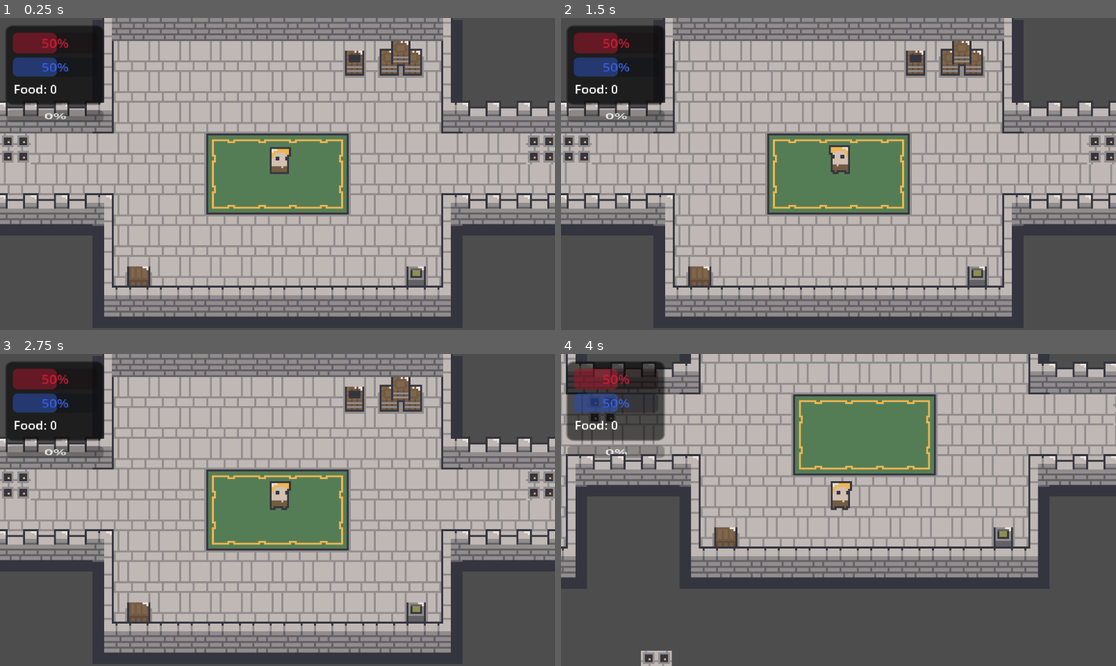
Above: before the commit, frames 1-4 (two rows, left to right).
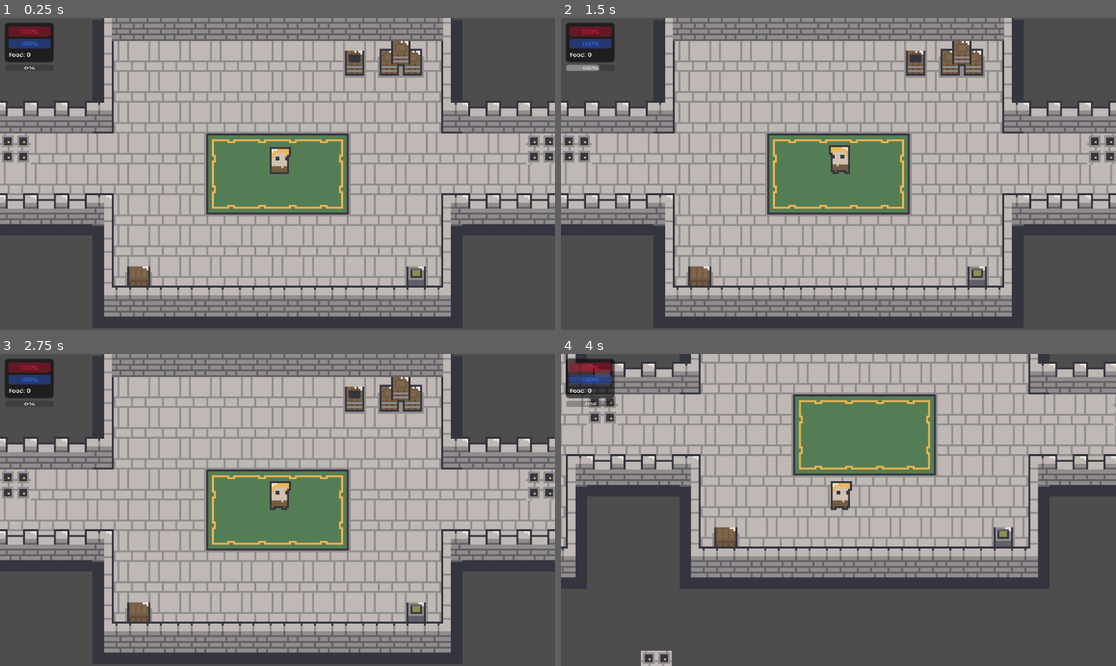
Above: after the commit, the same moments.

Repository: qmarsala/DeliciousDungeon
Game: Godot game, scene res://scenes/game.tscn
Same seed, same stepped clock (60 frames per second), same inputs: the game is played once before the commit and once after it.
Inputs (mouse positions are in pixels of both pictures, inside the frame that each line leads up to):
- Up to frame 1 (0.25 s): no input
- Up to frame 2 (1.5 s): move the mouse to (960, 158) at 0.52 s; tap Q (basic_attack) at 0.6 s; move the mouse to (727, 189) at 1.27 s; tap W (heavy_attack) at 1.35 s
- Up to frame 3 (2.75 s): move the mouse to (333, 441) at 2.02 s; tap E (interact) at 2.1 s
- Up to frame 4 (4 s): tap Enter at 2.75 s; move the mouse to (810, 572) at 2.77 s; click (810, 572) at 2.85 s; move the mouse to (1005, 556) at 3.52 s; tap Q (basic_attack) at 3.6 s

The runs differ from the first frame. In frame 1, 4.7% of the frame differs, in the area x 0-19%, y 1-33%; in frame 2, 4.7%; in frame 3, 4.7%; in frame 4, 4.8%, in the area x 0-19%, y 1-34%.

Commit message:
re wire ui

Diff:
--- a/src/assets/scripts/player.gd
+++ b/src/assets/scripts/player.gd
@@ -9,15 +9,16 @@
 @onready var death_timer: Timer = $DeathTimer
 
 #todo: use 'pickup' to get a weapon that enables these attacks
-@onready var ranged_attack: RangedAttack = $RangedAttack
-@onready var melee_attack: MeleeAttack = $MeleeAttack
 @onready var magic_attack: MagicAttack = $MagicAttack
 @onready var rest_timer: Timer = $RestTimer
 
 var rest_is_cooldown = false
 var food: int
 var nutrition: float
-
+# todo: this feels like it ruins 'composition' adding health to the player
+# but we need to be able to get at the health f a player from outside the player
+var health: float:
+	get: return %HealthComponent.health
 func is_dead(): return %HealthComponent.is_dead()
 
 var move_target: Vector2
--- a/src/assets/scripts/player_ui.gd
+++ b/src/assets/scripts/player_ui.gd
@@ -1,10 +1,23 @@
 extends Control
 class_name PlayerUI
+
+@export var player: Player
 
 @onready var health_bar: ProgressBar = $HealthBar
 @onready var hunger_bar: ProgressBar = $HungerBar
 @onready var charged_attack_bar: ProgressBar = $ChargedAttackBar
 @onready var food_count_label: Label = $FoodCountLabel
+
+func _process(delta: float) -> void:
+	update_health_bar(player.health)
+	update_hunger_bar(player.nutrition)
+	update_food_count(player.food)
+	# todo: need a better way to wire up the cast bar
+	# don't like going into the magic_attack.cast_timer
+	if not player.magic_attack.cast_timer.is_stopped():
+		update_charge_bar(100 - player.magic_attack.cast_timer.time_left * player.magic_attack.spell_data.cast_time * 1000)
+	else:
+		update_charge_bar(0)
 
 func update_health_bar(health):
 	if health_bar:
--- a/src/scenes/game.tscn
+++ b/src/scenes/game.tscn
@@ -82,14 +82,6 @@
 z_index = 5
 position = Vector2(1, -12)
 
-[node name="PlayerUI" parent="Player" instance=ExtResource("8_sx1ad")]
-offset_left = -142.0
-offset_top = -65.0
-offset_right = -142.0
-offset_bottom = -65.0
-scale = Vector2(0.405729, 0.367219)
-metadata/_edit_use_anchors_ = true
-
 [node name="Camera2D" type="Camera2D" parent="Player"]
 position = Vector2(-1, 12)
 zoom = Vector2(4, 4)
@@ -109,3 +101,16 @@
 position = Vector2(1553, -664)
 tile_map_data = PackedByteArray("AAD1//3/AAABAA4AAAD1//7/AAABAA8AAAD1////AAABAA8AAAD1/wAAAAABAA8AAAD2//3/AAACAA4AAAD2// …(17840 unchanged characters)…
 tile_set = ExtResource("7_u42pa")
+
+[node name="CanvasLayer" type="CanvasLayer" parent="."]
+scale = Vector2(2, 2)
+transform = Transform2D(2, 0, 0, 2, 0, 0)
+
+[node name="PlayerUI" parent="CanvasLayer" node_paths=PackedStringArray("player") instance=ExtResource("8_sx1ad")]
+offset_left = 5.0
+offset_top = 5.0
+offset_right = 5.0
+offset_bottom = 5.0
+scale = Vector2(0.405729, 0.367219)
+player = NodePath("../../Player")
+metadata/_edit_use_anchors_ = true
--- a/src/scenes/goblin.tscn
+++ b/src/scenes/goblin.tscn
@@ -11,143 +11,143 @@
 [ext_resource type="Script" path="res://assets/scripts/movement_component.gd" id="5_ekn10"]
 [ext_resource type="Script" path="res://assets/scripts/enemy_states/enemy_fighting_state.gd" id="5_jsl8j"]
 
+[sub_resource type="AtlasTexture" id="AtlasTexture_b577t"]
+atlas = ExtResource("2_el4qn")
+region = Rect2(0, 120, 24, 24)
+
+[sub_resource type="AtlasTexture" id="AtlasTexture_8ygpp"]
+atlas = ExtResource("2_el4qn")
+region = Rect2(24, 120, 24, 24)
+
+[sub_resource type="AtlasTexture" id="AtlasTexture_diima"]
+atlas = ExtResource("2_el4qn")
+region = Rect2(48, 120, 24, 24)
+
+[sub_resource type="AtlasTexture" id="AtlasTexture_ptxqf"]
+atlas = ExtResource("2_el4qn")
+region = Rect2(72, 120, 24, 24)
+
+[sub_resource type="AtlasTexture" id="AtlasTexture_psauy"]
+atlas = ExtResource("2_el4qn")
+region = Rect2(0, 0, 24, 24)
+
+[sub_resource type="AtlasTexture" id="AtlasTexture_3vny8"]
+atlas = ExtResource("2_el4qn")
+region = Rect2(24, 0, 24, 24)
+
+[sub_resource type="AtlasTexture" id="AtlasTexture_kdsye"]
+atlas = ExtResource("2_el4qn")
+region = Rect2(48, 0, 24, 24)
+
+[sub_resource type="AtlasTexture" id="AtlasTexture_hkmoy"]
+atlas = ExtResource("2_el4qn")
+region = Rect2(72, 0, 24, 24)
+
+[sub_resource type="AtlasTexture" id="AtlasTexture_ttq7v"]
+atlas = ExtResource("2_el4qn")
+region = Rect2(0, 96, 24, 24)
+
+[sub_resource type="AtlasTexture" id="AtlasTexture_wn7ii"]
+atlas = ExtResource("2_el4qn")
+region = Rect2(24, 96, 24, 24)
+
+[sub_resource type="AtlasTexture" id="AtlasTexture_td8mp"]
+atlas = ExtResource("2_el4qn")
+region = Rect2(48, 96, 24, 24)
+
+[sub_resource type="AtlasTexture" id="AtlasTexture_t32ee"]
+atlas = ExtResource("2_el4qn")
+region = Rect2(72, 96, 24, 24)
+
+[sub_resource type="AtlasTexture" id="AtlasTexture_2dnwc"]
+atlas = ExtResource("2_el4qn")
+region = Rect2(0, 48, 24, 24)
+
+[sub_resource type="AtlasTexture" id="AtlasTexture_vylwq"]
+atlas = ExtResource("2_el4qn")
+region = Rect2(24, 48, 24, 24)
+
+[sub_resource type="AtlasTexture" id="AtlasTexture_0j8wk"]
+atlas = ExtResource("2_el4qn")
+region = Rect2(48, 48, 24, 24)
+
+[sub_resource type="AtlasTexture" id="AtlasTexture_cvm8q"]
+atlas = ExtResource("2_el4qn")
+region = Rect2(72, 48, 24, 24)
+
+[sub_resource type="SpriteFrames" id="SpriteFrames_s8l4v"]
+animations = [{
+"frames": [{
+"duration": 1.0,
+"texture": SubResource("AtlasTexture_b577t")
+}, {
+"duration": 1.0,
+"texture": SubResource("AtlasTexture_8ygpp")
+}, {
+"duration": 1.0,
+"texture": SubResource("AtlasTexture_diima")
+}, {
+"duration": 1.0,
+"texture": SubResource("AtlasTexture_ptxqf")
+}],
+"loop": false,
+"name": &"die",
+"speed": 10.0
+}, {
+"frames": [{
+"duration": 1.0,
+"texture": SubResource("AtlasTexture_psauy")
+}, {
+"duration": 1.0,
+"texture": SubResource("AtlasTexture_3vny8")
+}, {
+"duration": 1.0,
+"texture": SubResource("AtlasTexture_kdsye")
+}, {
+"duration": 1.0,
+"texture": SubResource("AtlasTexture_hkmoy")
+}],
+"loop": true,
+"name": &"idle",
+"speed": 10.0
+}, {
+"frames": [{
+"duration": 1.0,
+"texture": SubResource("AtlasTexture_ttq7v")
+}, {
+"duration": 1.0,
+"texture": SubResource("AtlasTexture_wn7ii")
+}, {
+"duration": 1.0,
+"texture": SubResource("AtlasTexture_td8mp")
+}, {
+"duration": 1.0,
+"texture": SubResource("AtlasTexture_t32ee")
+}],
+"loop": false,
+"name": &"receive_damage",
+"speed": 10.0
+}, {
+"frames": [{
+"duration": 1.0,
+"texture": SubResource("AtlasTexture_2dnwc")
+}, {
+"duration": 1.0,
+"texture": SubResource("AtlasTexture_vylwq")
+}, {
+"duration": 1.0,
+"texture": SubResource("AtlasTexture_0j8wk")
+}, {
+"duration": 1.0,
+"texture": SubResource("AtlasTexture_cvm8q")
+}],
+"loop": true,
+"name": &"run",
+"speed": 10.0
+}]
+
 [sub_resource type="RectangleShape2D" id="RectangleShape2D_iev8x"]
 size = Vector2(8, 14)
-
-[sub_resource type="AtlasTexture" id="AtlasTexture_b577t"]
-atlas = ExtResource("2_el4qn")
-region = Rect2(0, 120, 24, 24)
-
-[sub_resource type="AtlasTexture" id="AtlasTexture_8ygpp"]
-atlas = ExtResource("2_el4qn")
-region = Rect2(24, 120, 24, 24)
-
-[sub_resource type="AtlasTexture" id="AtlasTexture_diima"]
-atlas = ExtResource("2_el4qn")
-region = Rect2(48, 120, 24, 24)
-
-[sub_resource type="AtlasTexture" id="AtlasTexture_ptxqf"]
-atlas = ExtResource("2_el4qn")
-region = Rect2(72, 120, 24, 24)
-
-[sub_resource type="AtlasTexture" id="AtlasTexture_psauy"]
-atlas = ExtResource("2_el4qn")
-region = Rect2(0, 0, 24, 24)
-
-[sub_resource type="AtlasTexture" id="AtlasTexture_3vny8"]
-atlas = ExtResource("2_el4qn")
-region = Rect2(24, 0, 24, 24)
-
-[sub_resource type="AtlasTexture" id="AtlasTexture_kdsye"]
-atlas = ExtResource("2_el4qn")
-region = Rect2(48, 0, 24, 24)
-
-[sub_resource type="AtlasTexture" id="AtlasTexture_hkmoy"]
-atlas = ExtResource("2_el4qn")
-region = Rect2(72, 0, 24, 24)
-
-[sub_resource type="AtlasTexture" id="AtlasTexture_ttq7v"]
-atlas = ExtResource("2_el4qn")
-region = Rect2(0, 96, 24, 24)
-
-[sub_resource type="AtlasTexture" id="AtlasTexture_wn7ii"]
-atlas = ExtResource("2_el4qn")
-region = Rect2(24, 96, 24, 24)
-
-[sub_resource type="AtlasTexture" id="AtlasTexture_td8mp"]
-atlas = ExtResource("2_el4qn")
-region = Rect2(48, 96, 24, 24)
-
-[sub_resource type="AtlasTexture" id="AtlasTexture_t32ee"]
-atlas = ExtResource("2_el4qn")
-region = Rect2(72, 96, 24, 24)
-
-[sub_resource type="AtlasTexture" id="AtlasTexture_2dnwc"]
-atlas = ExtResource("2_el4qn")
-region = Rect2(0, 48, 24, 24)
-
-[sub_resource type="AtlasTexture" id="AtlasTexture_vylwq"]
-atlas = ExtResource("2_el4qn")
-region = Rect2(24, 48, 24, 24)
-
-[sub_resource type="AtlasTexture" id="AtlasTexture_0j8wk"]
-atlas = ExtResource("2_el4qn")
-region = Rect2(48, 48, 24, 24)
-
-[sub_resource type="AtlasTexture" id="AtlasTexture_cvm8q"]
-atlas = ExtResource("2_el4qn")
-region = Rect2(72, 48, 24, 24)
-
-[sub_resource type="SpriteFrames" id="SpriteFrames_s8l4v"]
-animations = [{
-"frames": [{
-"duration": 1.0,
-"texture": SubResource("AtlasTexture_b577t")
-}, {
-"duration": 1.0,
-"texture": SubResource("AtlasTexture_8ygpp")
-}, {
-"duration": 1.0,
-"texture": SubResource("AtlasTexture_diima")
-}, {
-"duration": 1.0,
-"texture": SubResource("AtlasTexture_ptxqf")
-}],
-"loop": false,
-"name": &"die",
-"speed": 10.0
-}, {
-"frames": [{
-"duration": 1.0,
-"texture": SubResource("AtlasTexture_psauy")
-}, {
-"duration": 1.0,
-"texture": SubResource("AtlasTexture_3vny8")
-}, {
-"duration": 1.0,
-"texture": SubResource("AtlasTexture_kdsye")
-}, {
-"duration": 1.0,
-"texture": SubResource("AtlasTexture_hkmoy")
-}],
-"loop": true,
-"name": &"idle",
-"speed": 10.0
-}, {
-"frames": [{
-"duration": 1.0,
-"texture": SubResource("AtlasTexture_ttq7v")
-}, {
-"duration": 1.0,
-"texture": SubResource("AtlasTexture_wn7ii")
-}, {
-"duration": 1.0,
-"texture": SubResource("AtlasTexture_td8mp")
-}, {
-"duration": 1.0,
-"texture": SubResource("AtlasTexture_t32ee")
-}],
-"loop": false,
-"name": &"receive_damage",
-"speed": 10.0
-}, {
-"frames": [{
-"duration": 1.0,
-"texture": SubResource("AtlasTexture_2dnwc")
-}, {
-"duration": 1.0,
-"texture": SubResource("AtlasTexture_vylwq")
-}, {
-"duration": 1.0,
-"texture": SubResource("AtlasTexture_0j8wk")
-}, {
-"duration": 1.0,
-"texture": SubResource("AtlasTexture_cvm8q")
-}],
-"loop": true,
-"name": &"run",
-"speed": 10.0
-}]
 
 [sub_resource type="CircleShape2D" id="CircleShape2D_aapxa"]
 radius = 50.0
@@ -161,6 +161,16 @@
 drop = ExtResource("2_ptc2k")
 pickupScene = ExtResource("3_dl4n4")
 
+[node name="Animations" type="AnimatedSprite2D" parent="."]
+sprite_frames = SubResource("SpriteFrames_s8l4v")
+animation = &"run"
+autoplay = "idle"
+
+[node name="CollisionShape2D" type="CollisionShape2D" parent="."]
+position = Vector2(0, 5)
+shape = SubResource("RectangleShape2D_iev8x")
+debug_color = Color(0.917647, 0.0392157, 0.0352941, 0.419608)
+
 [node name="HealthComponent" parent="." node_paths=PackedStringArray("character_sprite") instance=ExtResource("4_tqp57")]
 unique_name_in_owner = true
 character_sprite = NodePath("../Animations")
@@ -170,8 +180,6 @@
 character = NodePath("..")
 character_sprite = NodePath("../Animations")
 
-[node name="DeathTimer" type="Timer" parent="."]
-
 [node name="StateMachine" type="Node" parent="." node_paths=PackedStringArray("initial_state")]
 script = ExtResource("2_ln33q")
 initial_state = NodePath("EnemyExploringState")
@@ -191,16 +199,6 @@
 script = ExtResource("5_jsl8j")
 enemy = NodePath("../..")
 
-[node name="CollisionShape2D" type="CollisionShape2D" parent="."]
-position = Vector2(0, 5)
-shape = SubResource("RectangleShape2D_iev8x")
-debug_color = Color(0.917647, 0.0392157, 0.0352941, 0.419608)
-
-[node name="Animations" type="AnimatedSprite2D" parent="."]
-sprite_frames = SubResource("SpriteFrames_s8l4v")
-animation = &"run"
-autoplay = "idle"
-
 [node name="MeleeRange" type="RayCast2D" parent="."]
 position = Vector2(0, 5)
 target_position = Vector2(20, 0)
@@ -218,8 +216,7 @@
 position = Vector2(0, 5)
 shape = SubResource("CircleShape2D_aapxa")
 
-[connection signal="HealthDepleted" from="HealthComponent" to="." method="_on_health_depleted"]
-[connection signal="timeout" from="DeathTimer" to="." method="_on_death_timer_timeout"]
+[connection signal="HealthDepleted" from="HealthComponent" to="StateMachine" method="_on_health_depleted"]
 [connection signal="timeout" from="StateMachine/EnemyDeadState/DeathTimer" to="." method="_on_death_timer_timeout"]
 [connection signal="body_entered" from="VisonArea" to="." method="_on_vison_area_body_entered"]
 [connection signal="body_exited" from="VisonArea" to="." method="_on_vison_area_body_exited"]
--- a/src/scenes/player.tscn
+++ b/src/scenes/player.tscn
@@ -192,6 +192,7 @@
 [node name="HealthComponent" parent="." node_paths=PackedStringArray("character_sprite") instance=ExtResource("2_vxtdb")]
 unique_name_in_owner = true
 character_sprite = NodePath("../CharacterSprite")
+starting_health = 10.0
 
 [node name="MovementComponent" parent="." node_paths=PackedStringArray("character", "character_sprite") instance=ExtResource("3_fvtna")]
 character = NodePath("..")
--- a/src/scenes/ui/player_ui.tscn
+++ b/src/scenes/ui/player_ui.tscn
@@ -4,11 +4,7 @@
 
 [node name="PlayerUI" type="Control"]
 layout_mode = 3
-anchors_preset = 15
-anchor_right = 1.0
-anchor_bottom = 1.0
-grow_horizontal = 2
-grow_vertical = 2
+anchors_preset = 0
 script = ExtResource("1_bgem0")
 
 [node name="Panel" type="Panel" parent="."]
